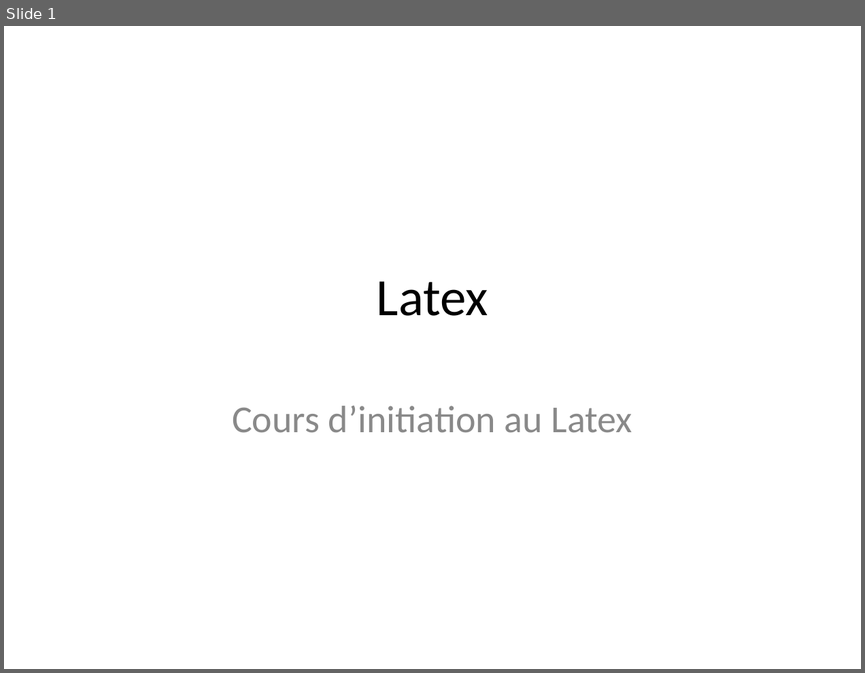
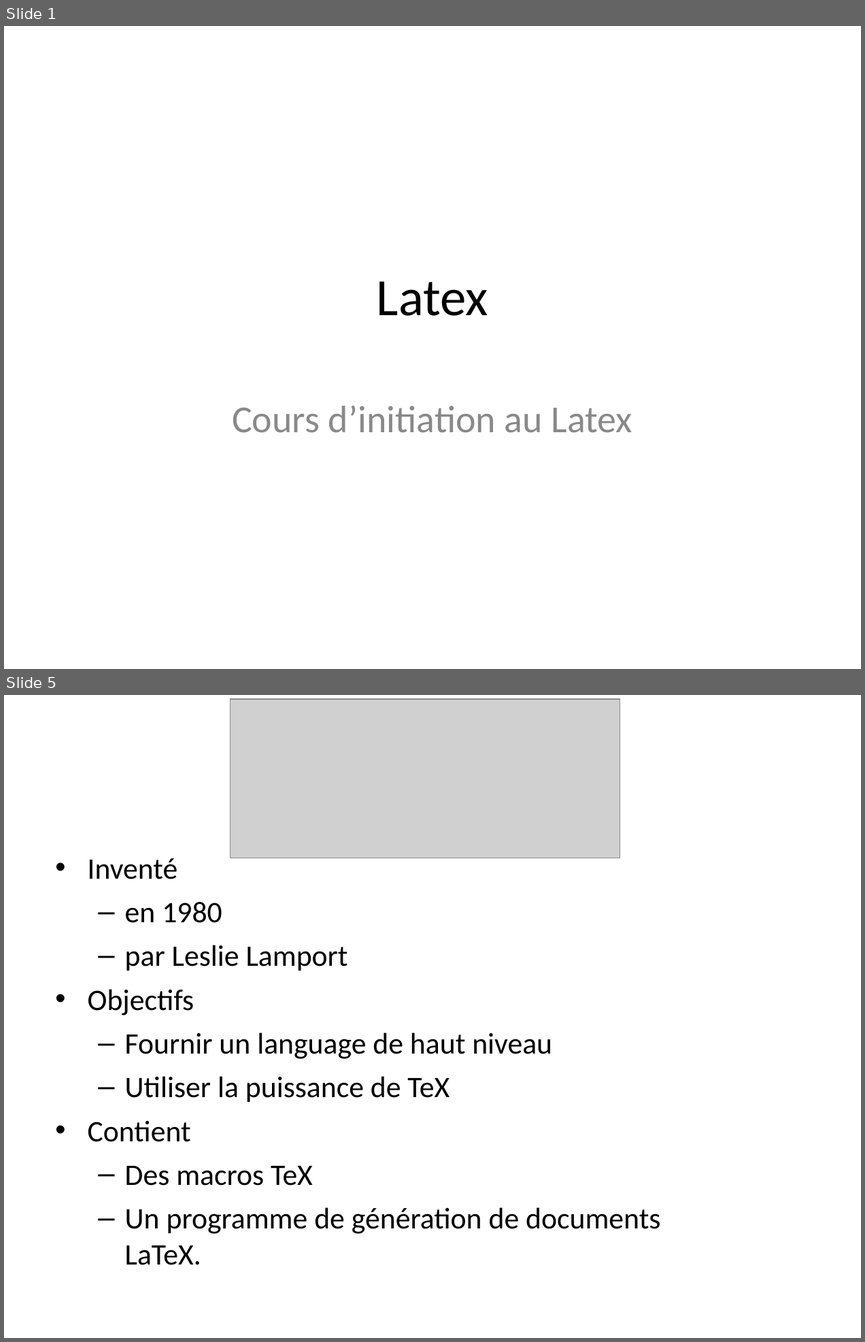
Before and after one commit to MC-Course/LaTeX, a slide deck: Cours 1/Latex.ppt. Shown one above the other, each under a label of ours: slide 1 before the commit, slides 1 and 5 after it; the slides between them are not shown. The pictures are 865x673 and 865x1342 pixels, drawn with LibreOffice and Linux fonts; fonts in the diff are those of the drawing; grey boxes stand for pictures. Boxes give left, top, right and bottom in pixels: in the first picture for what was removed or moved away, otherwise in the second. Text is boxed around its words. In the diff, an @@ line names an element or a change of style, - is before the commit and + after.

```diff
--- a/Cours 1/Latex.ppt
+++ b/Cours 1/Latex.ppt
@@ slide 5 added at (4, 695, 861, 1338), background #FFFFFF @@
@@ picture added at (230, 699, 620, 858) @@
@@ text added at (88, 858, 660, 1265), 25 pt, text #000000 @@
+• Inventé
+  – en 1980
+  – par Leslie Lamport
+• Objectifs
+  – Fournir un language de haut niveau
+  – Utiliser la puissance de TeX
+• Contient
+  – Des macros TeX
+  – Un programme de génération de documents LaTeX.
```
Also in this commit, not shown: 8 other slides added, 1 slide removed, 8 other files.
